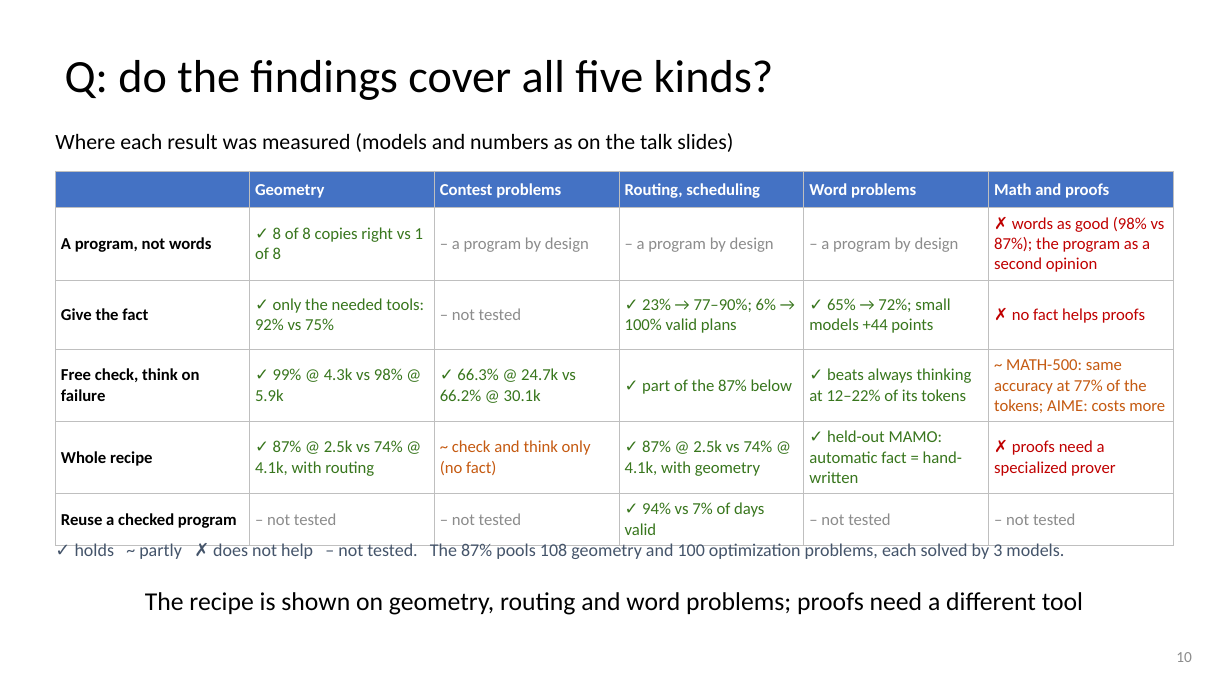
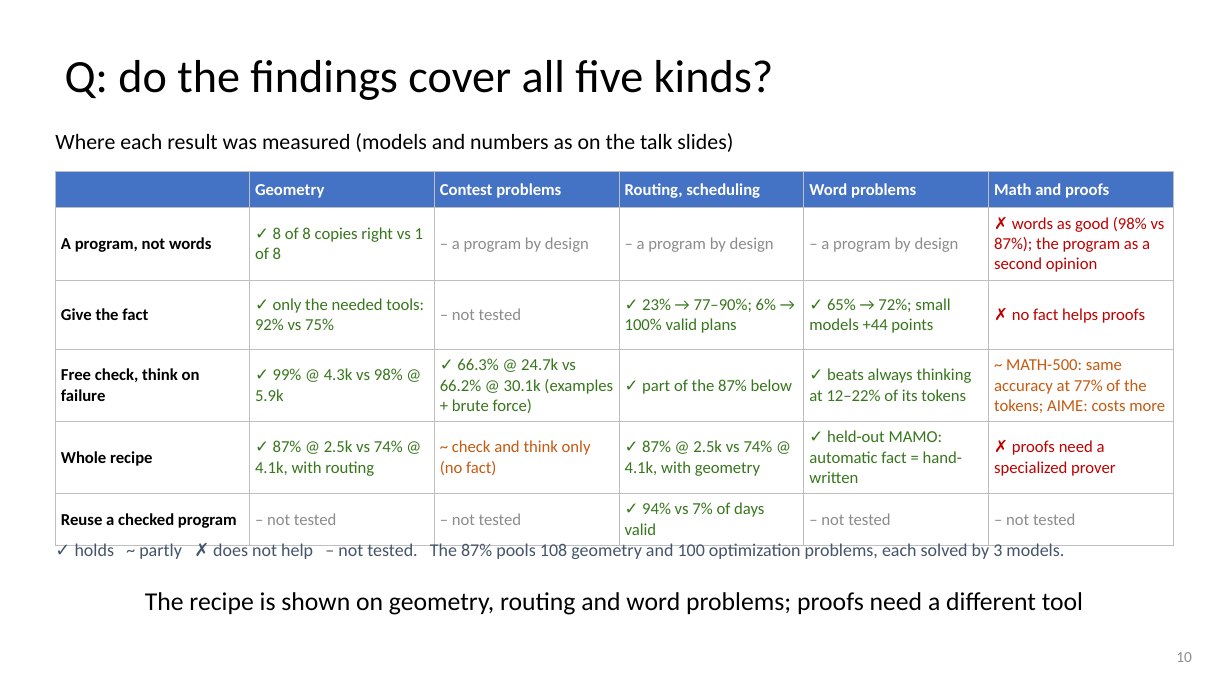
Before and after one commit to dlwns147/CSED490E_Project_Team5, a slide deck: slide 10 of Proposal_Team5.pptx. Drawn at 1232x693 pixels with LibreOffice and Linux fonts; fonts in the diff are those of the drawing. Boxes give left, top, right and bottom in pixels: in the first picture for what was removed or moved away, otherwise in the second. Text is boxed around its words. In the diff, an @@ line names an element or a change of style, - is before the commit and + after.

```diff
--- a/Proposal_Team5.pptx
+++ b/Proposal_Team5.pptx
@@ table at (55, 171, 1174, 539) @@
-row 4, column 3: ✓ 66.3% @ 24.7k vs 66.2% @ 30.1k
+row 4, column 3: ✓ 66.3% @ 24.7k vs 66.2% @ 30.1k (examples + brute force)
```
Also in this commit, not shown: 3 other slides changed, 8 other files.
